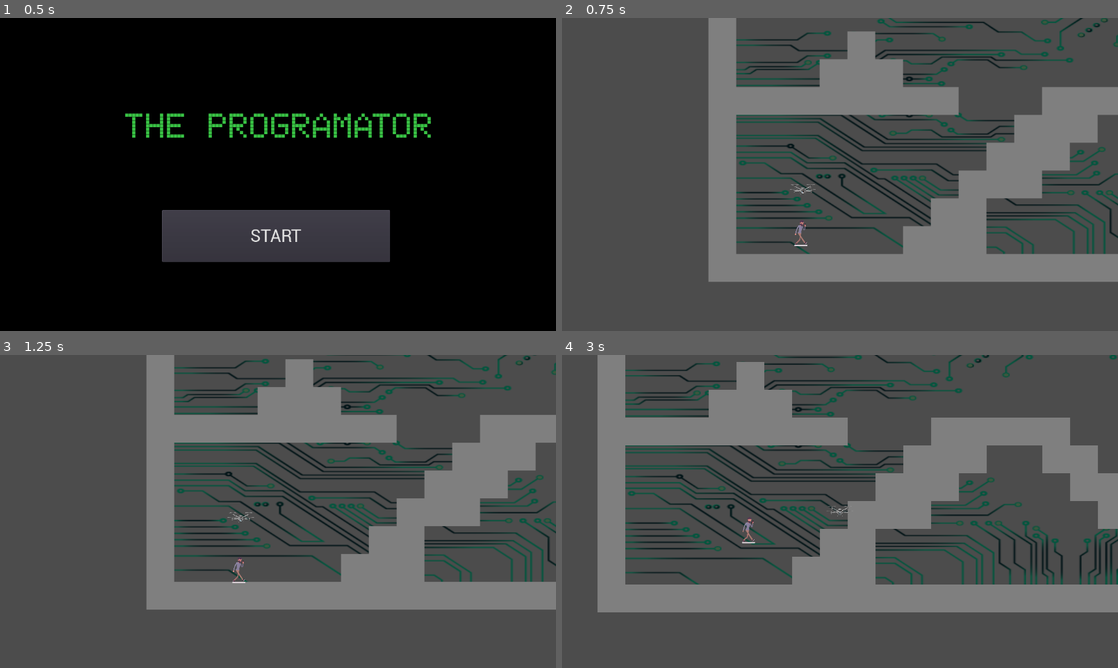
Above: before the commit, frames 1-4 (two rows, left to right).
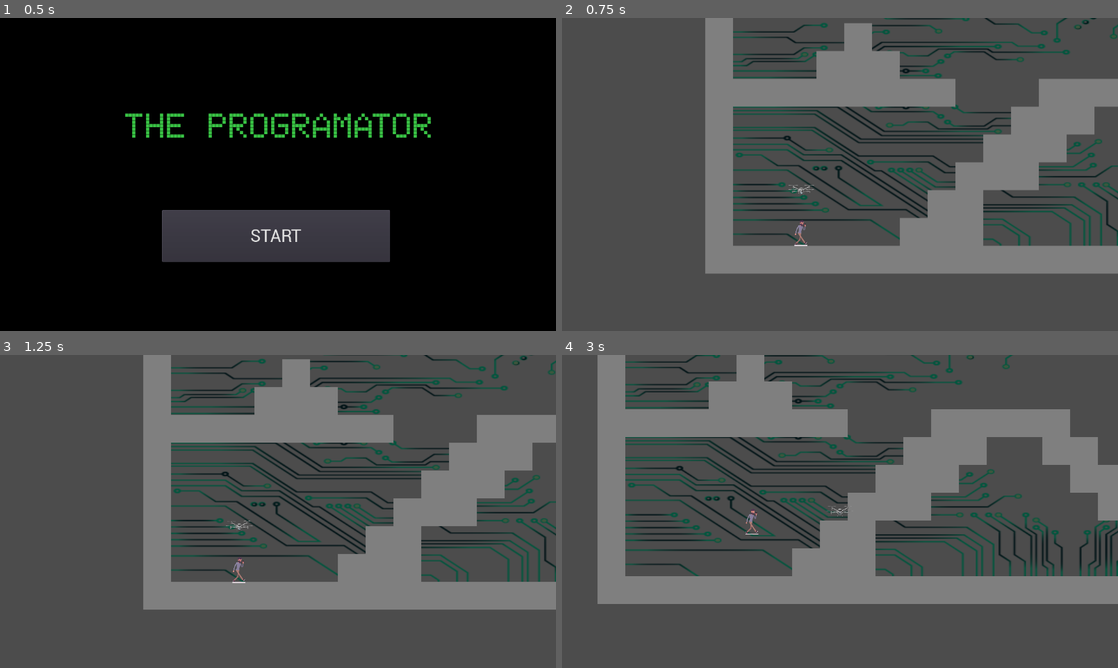
Above: after the commit, the same moments.

Repository: CamilaCintioli/the-progammator
Game: Godot game, scene res://Main.tscn
Same seed, same stepped clock (60 frames per second), same inputs: the game is played once before the commit and once after it.
Inputs (mouse positions are in pixels of both pictures, inside the frame that each line leads up to):
- Up to frame 1 (0.5 s): no input
- Up to frame 2 (0.75 s): click "START" at 0.5 s
- Up to frame 3 (1.25 s): no input
- Up to frame 4 (3 s): tap Enter at 1.25 s; move the mouse to (962, 495) at 1.27 s; hold D (move_right) 1.28-2.78 s; tap Space (change) at 1.35, 2.1, 2.85 s; tap Up (jump) at 1.52, 2.27 s; move the mouse to (728, 527) at 2.02 s; move the mouse to (895, 442) at 2.77 s; hold A (move_left) from 2.78 s (still down)

Frame 1 is identical in both runs. In frame 2, 19% of the frame differs, in the area x 25-100%, y 0-85%; in frame 3, 6.3%; in frame 4, 20%, in the area x 6-100%, y 0-83%.

Commit message:
level 2 portal

Diff:
--- a/Levels/Level2.gd
+++ b/Levels/Level2.gd
@@ -2,11 +2,14 @@
 
 onready var player = $Programmer
 onready var dron = $Dron
+onready var portal = $Portal
 var control = true
 
 func _ready():
 	player.initialize(self)
 	dron.initialize(self)
+	portal.initialize(self)
+	$DialogBox.visible = false
 
 func change_control():
 	control = !control
@@ -14,3 +17,9 @@
 		$Programmer/CameraProgramer.current = true
 	else:
 		$Dron/CameraDron.current = true
+
+func hide_dialog():
+	$DialogBox.visible = false
+
+func show_dialog():
+	$DialogBox.visible = true
--- a/Levels/Level2.tscn
+++ b/Levels/Level2.tscn
@@ -1,10 +1,12 @@
-[gd_scene load_steps=9 format=2]
+[gd_scene load_steps=12 format=2]
 
 [ext_resource path="res://assets/textures/gray_square.png" type="Texture" id=1]
 [ext_resource path="res://Levels/Level2/Dron.tscn" type="PackedScene" id=2]
 [ext_resource path="res://Levels/Level2/Player.tscn" type="PackedScene" id=3]
 [ext_resource path="res://Levels/Level2.gd" type="Script" id=4]
 [ext_resource path="res://assets/textures/background/fondo.png" type="Texture" id=5]
+[ext_resource path="res://assets/fonts/MLTWNII_.ttf" type="DynamicFontData" id=6]
+[ext_resource path="res://Levels/Level2/portals/Portal.tscn" type="PackedScene" id=7]
 
 [sub_resource type="ConvexPolygonShape2D" id=1]
 points = PoolVector2Array( 0, 0, 64, 0, 64, 64, 0, 64 )
@@ -56,6 +58,10 @@
 } ]
 1/z_index = 0
 
+[sub_resource type="DynamicFont" id=4]
+size = 30
+font_data = ExtResource( 6 )
+
 [node name="Level2" type="Node"]
 script = ExtResource( 4 )
 
@@ -77,8 +83,45 @@
 format = 1
 tile_data = PoolIntArray( -1, 0, 0, -65536, 0, 0, -65535, 0, 0, -65534, 0, 0, -65533, 0, 0, -65532, 0, 0, -65531, 0, 0, …(1782 unchanged characters)…
 
+[node name="DialogBox" type="Control" parent="."]
+margin_left = 978.983
+margin_top = 289.492
+margin_right = 2255.98
+margin_bottom = 631.492
+__meta__ = {
+"_edit_group_": true,
+"_edit_use_anchors_": false
+}
+
+[node name="ColorRect" type="ColorRect" parent="DialogBox"]
+margin_left = 71.0
+margin_top = 27.0
+margin_right = 1077.0
+margin_bottom = 185.0
+color = Color( 0.811765, 0.792157, 0.576471, 1 )
+__meta__ = {
+"_edit_use_anchors_": false
+}
+
+[node name="RichTextLabel" type="RichTextLabel" parent="DialogBox"]
+margin_left = 92.0
+margin_top = 41.0
+margin_right = 1072.0
+margin_bottom = 180.0
+custom_fonts/normal_font = SubResource( 4 )
+custom_colors/default_color = Color( 0.329412, 0.25098, 0.0666667, 1 )
+bbcode_enabled = true
+bbcode_text = "A control flow statement that allows code to be executed repeatedly based on a given Boolean condition."
+text = "A control flow statement that allows code to be executed repeatedly based on a given Boolean condition."
+__meta__ = {
+"_edit_use_anchors_": false
+}
+
+[node name="Portal" parent="." instance=ExtResource( 7 )]
+position = Vector2( 1571.29, 608.858 )
+
 [node name="Programmer" parent="." instance=ExtResource( 3 )]
-position = Vector2( 148.577, 647.005 )
+position = Vector2( 156.355, 665.39 )
 
 [node name="Dron" parent="." instance=ExtResource( 2 )]
-position = Vector2( 153.2, 556.946 )
+position = Vector2( 157.443, 576.038 )
--- /dev/null
+++ b/Levels/Level2/portals/Portal.gd
@@ -0,0 +1,14 @@
+extends Area2D
+
+var container
+
+func initialize(level_2):
+	container = level_2
+
+func _on_Portal_body_entered(body):
+	if body.is_in_group("programmer"):
+		get_parent().show_dialog()
+
+func _on_Portal_body_exited(body):
+	if body.is_in_group("programmer"):
+		get_parent().hide_dialog()
--- /dev/null
+++ b/Levels/Level2/portals/Portal.tscn
@@ -0,0 +1,31 @@
+[gd_scene load_steps=5 format=2]
+
+[ext_resource path="res://assets/textures/background/portal.png" type="Texture" id=1]
+[ext_resource path="res://Levels/Level2/portals/Portal.gd" type="Script" id=2]
+
+[sub_resource type="RectangleShape2D" id=1]
+extents = Vector2( 47.8717, 97.0545 )
+
+[sub_resource type="RectangleShape2D" id=2]
+extents = Vector2( 5.70255, 96.3121 )
+
+[node name="Portal" type="Area2D"]
+script = ExtResource( 2 )
+__meta__ = {
+"_edit_group_": true
+}
+
+[node name="Sprite" type="Sprite" parent="."]
+scale = Vector2( 0.241461, 0.421231 )
+texture = ExtResource( 1 )
+
+[node name="CollisionShape2D" type="CollisionShape2D" parent="."]
+shape = SubResource( 1 )
+
+[node name="StaticBody2D" type="StaticBody2D" parent="."]
+
+[node name="CollisionShape2D" type="CollisionShape2D" parent="StaticBody2D"]
+shape = SubResource( 2 )
+
+[connection signal="body_entered" from="." to="." method="_on_Portal_body_entered"]
+[connection signal="body_exited" from="." to="." method="_on_Portal_body_exited"]
--- a/Menu.tscn
+++ b/Menu.tscn
@@ -47,4 +47,5 @@
 __meta__ = {
 "_edit_use_anchors_": false
 }
+
 [connection signal="pressed" from="Start" to="." method="_on_Start_pressed"]
Binary file added: assets/textures/background/portal.png
Not shown, added: assets/textures/background/portal.png.import
